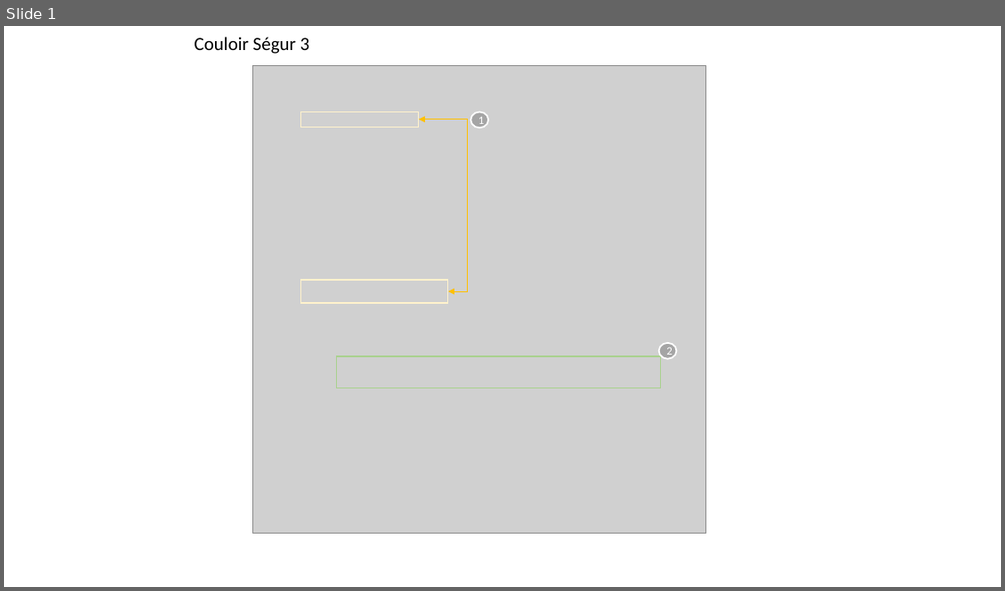
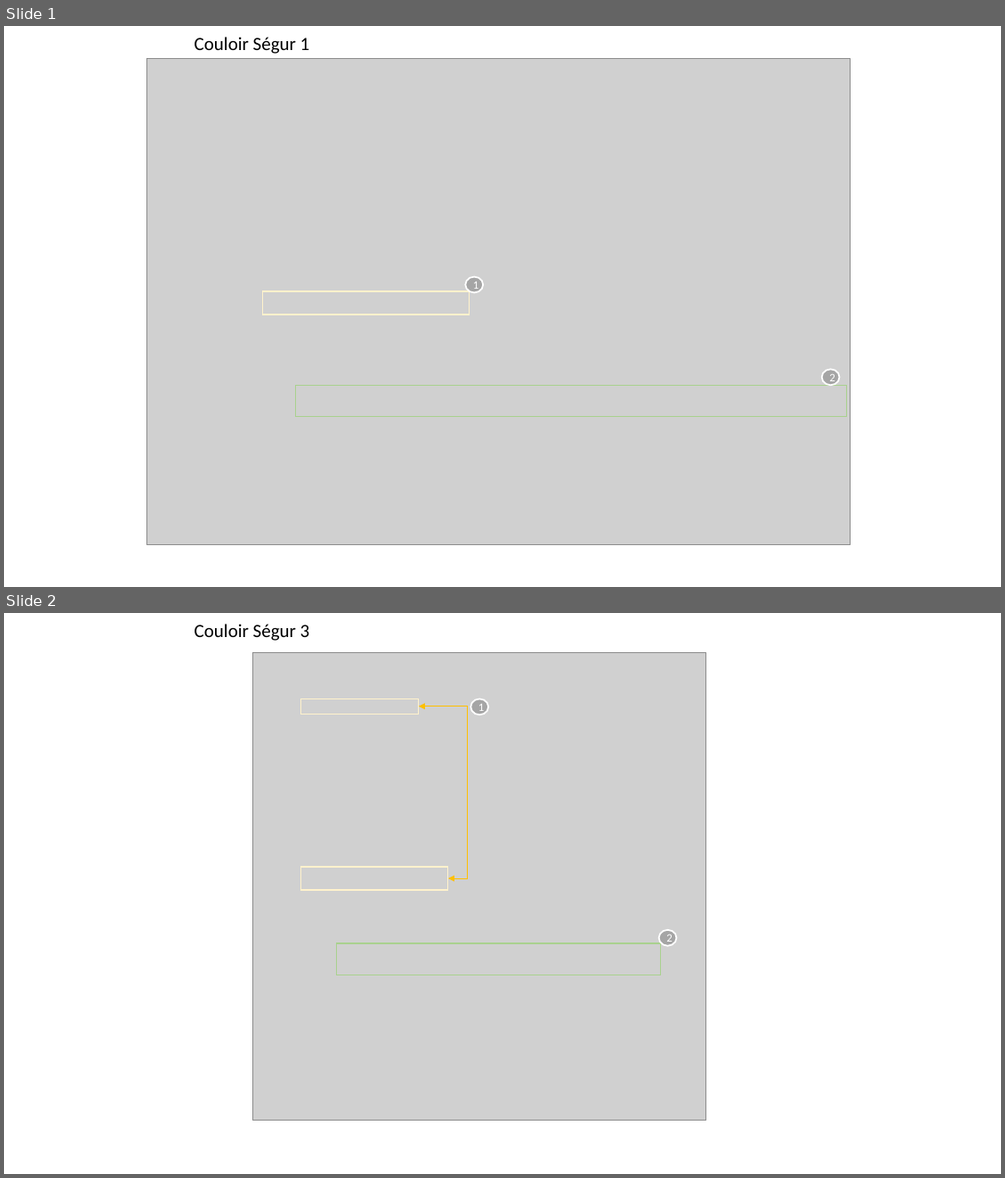
Before and after one commit to ansforge/annuaire-sante-fhir-documentation, a slide deck: docs/pages/use-cases/segur/focus-json.pptx. Shown one above the other, each under a label of ours: slide 1 before the commit, slides 1 and 2 after it. The pictures are 1005x591 and 1005x1178 pixels, drawn with LibreOffice and Linux fonts; fonts in the diff are those of the drawing; grey boxes stand for pictures. Boxes give left, top, right and bottom in pixels: in the first picture for what was removed or moved away, otherwise in the second. Text is boxed around its words. In the diff, an @@ line names an element or a change of style, - is before the commit and + after.

```diff
--- a/docs/pages/use-cases/segur/focus-json.pptx
+++ b/docs/pages/use-cases/segur/focus-json.pptx
@@ slide 1 added at [4, 26, 1001, 587], background #FFFFFF @@
@@ text added at [194, 37, 310, 54], 18 pt, text #000000 @@
+Couloir Ségur 1
@@ picture added at [146, 59, 850, 545] @@
@@ rectangle added at [263, 291, 469, 314], outline #FFF2CC 1 pt @@
@@ ellipse added at [465, 276, 484, 292], fill #A5A5A5, outline #FFFFFF 1.5 pt, 11 pt, text #FFFFFF @@
+1
@@ ellipse added at [822, 370, 840, 385], fill #A5A5A5, outline #FFFFFF 1.5 pt, 11 pt, text #FFFFFF @@
+2
@@ rectangle added at [296, 385, 847, 417], outline #A9D18E 1 pt @@
@@ what was slide 1 is now slide 2 @@
```
Also in this commit, not shown: 2 other files.
